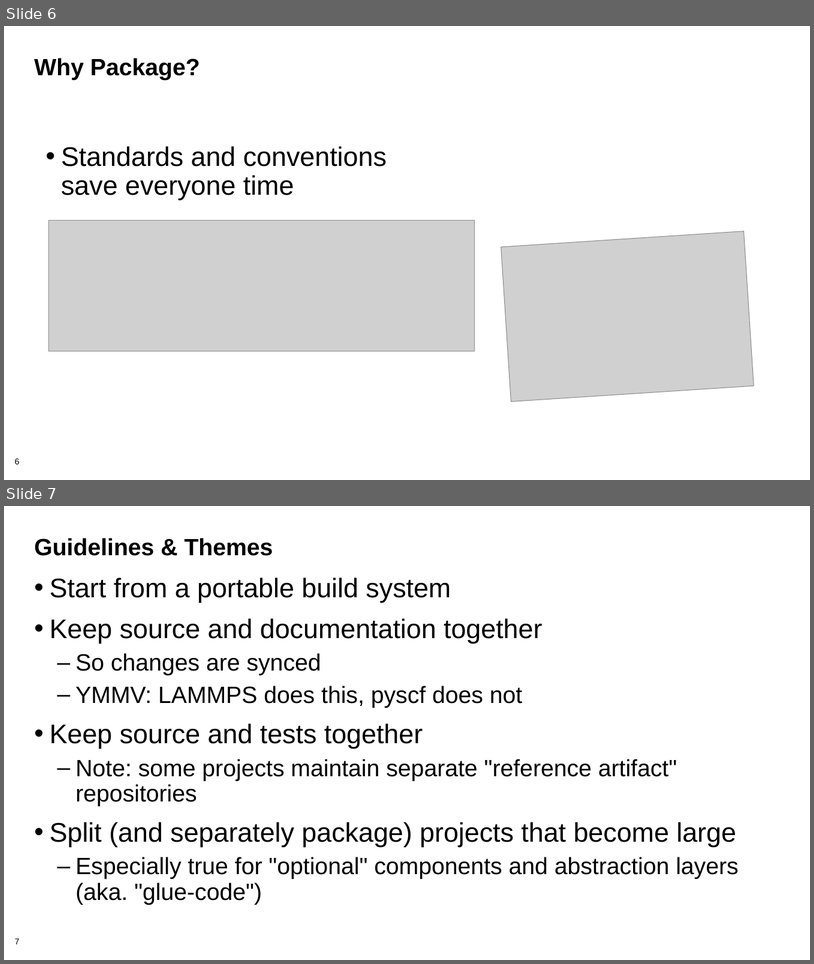
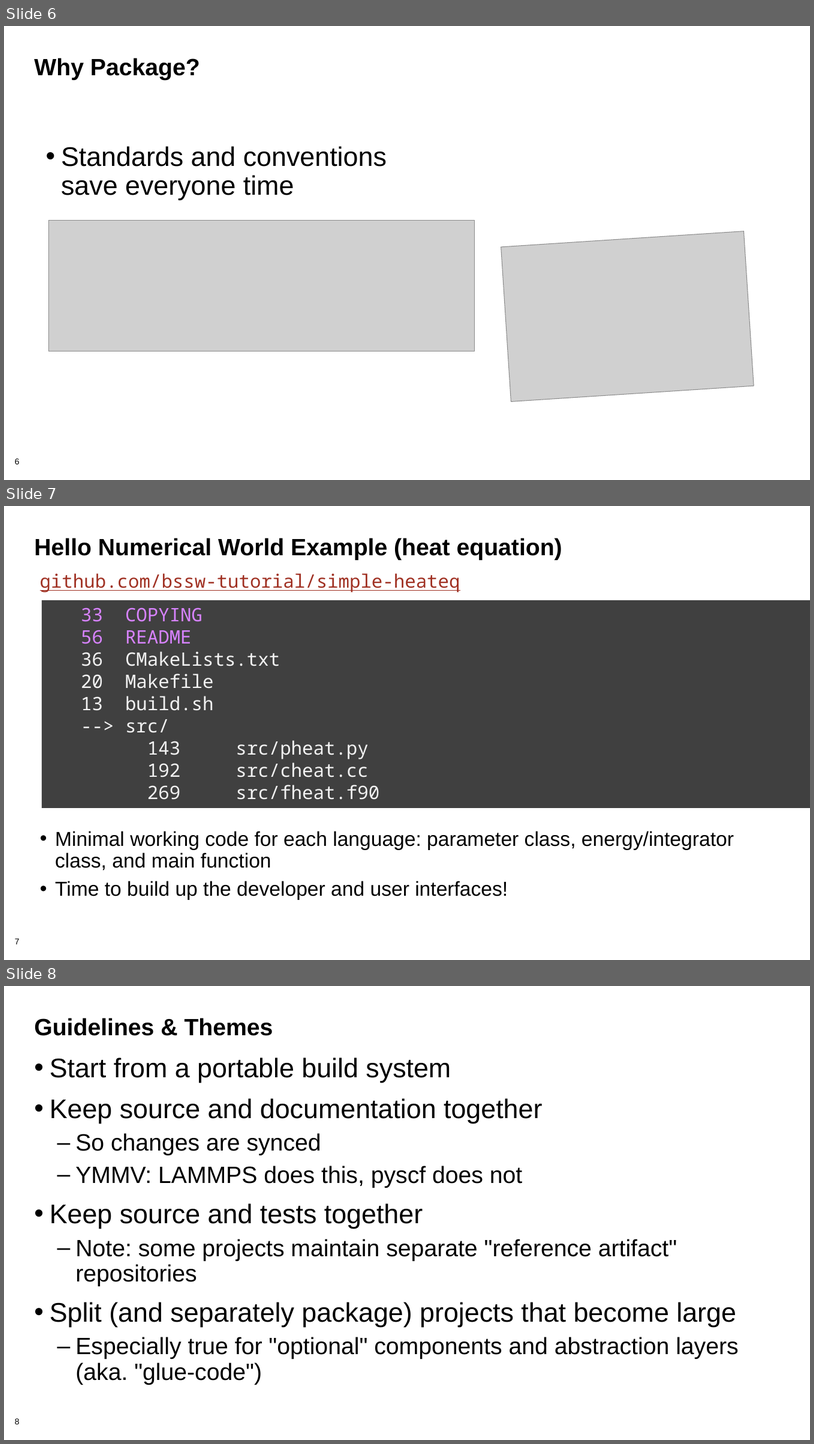
Before and after one commit to bssw-tutorial/presentations, a slide deck: packaging-short.pptx. Shown one above the other, each under a label of ours: slides 6 and 7 before the commit, slides 6, 7 and 8 after it. The pictures are 814x964 and 814x1444 pixels, drawn with LibreOffice and Linux fonts; fonts in the diff are those of the drawing; grey boxes stand for pictures; background and template pictures are left out. Boxes give left, top, right and bottom in pixels: in the first picture for what was removed or moved away, otherwise in the second. Text is boxed around its words. In the diff, an @@ line names an element or a change of style, - is before the commit and + after.

```diff
--- a/packaging-short.pptx
+++ b/packaging-short.pptx
@@ slide 7 added at [4,506,810,960], background #FFFFFF; not listed: 1 template element that a slide beside it also shows @@
@@ title added at [34,538,563,560], 28 pt, text #000000, bold @@
+Hello Numerical World Example (heat equation)
@@ text added at [40,573,461,592], 22 pt, text #A03123, underline @@
+github.com/bssw-tutorial/simple-heateq
@@ rectangle added at [42,600,810,808], fill #404040, 22 pt, text #F2F2F2 @@
+33 COPYING
+56 README
+36 CMakeLists.txt
+20 Makefile
+13 build.sh
+--> src/
+143 src/pheat.py
+192 src/cheat.cc
+269 src/fheat.f90
@@ text added at [55,831,734,900], 24 pt, text #000000 @@
+• Minimal working code for each language: parameter class, energy/integrator class, and main function
+• Time to build up the developer and user interfaces!
@@ what was slide 7 is now slide 8 @@
@@ page number at [15,1418,20,1424]: text changed @@
-7
+8
```
Also in this commit, not shown: 5 slides changed, 3 other slides added, 1 slide removed.
